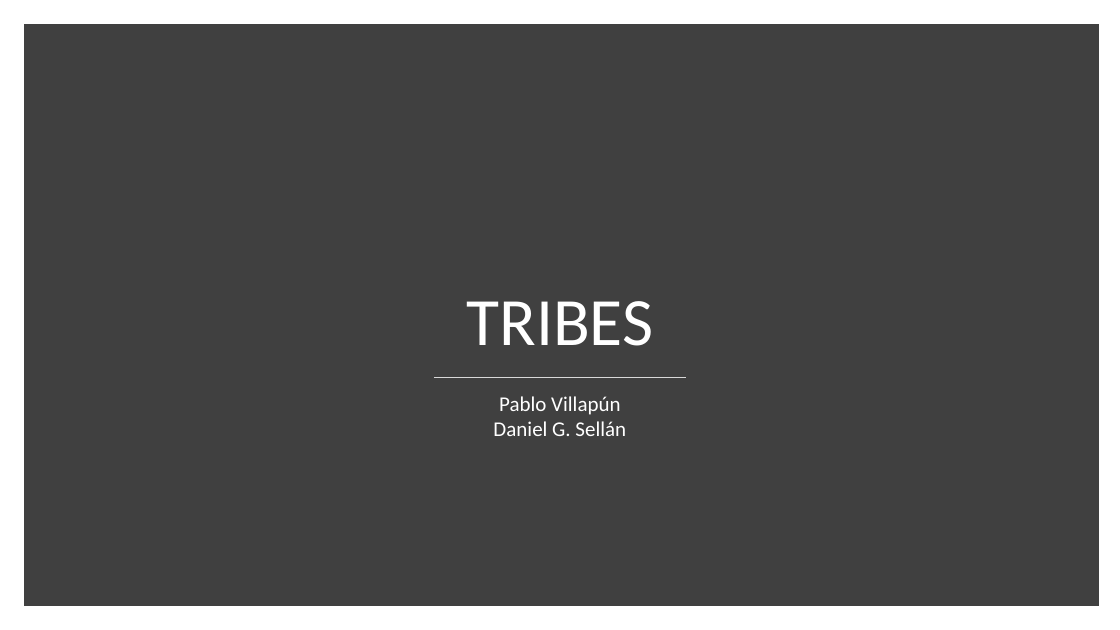
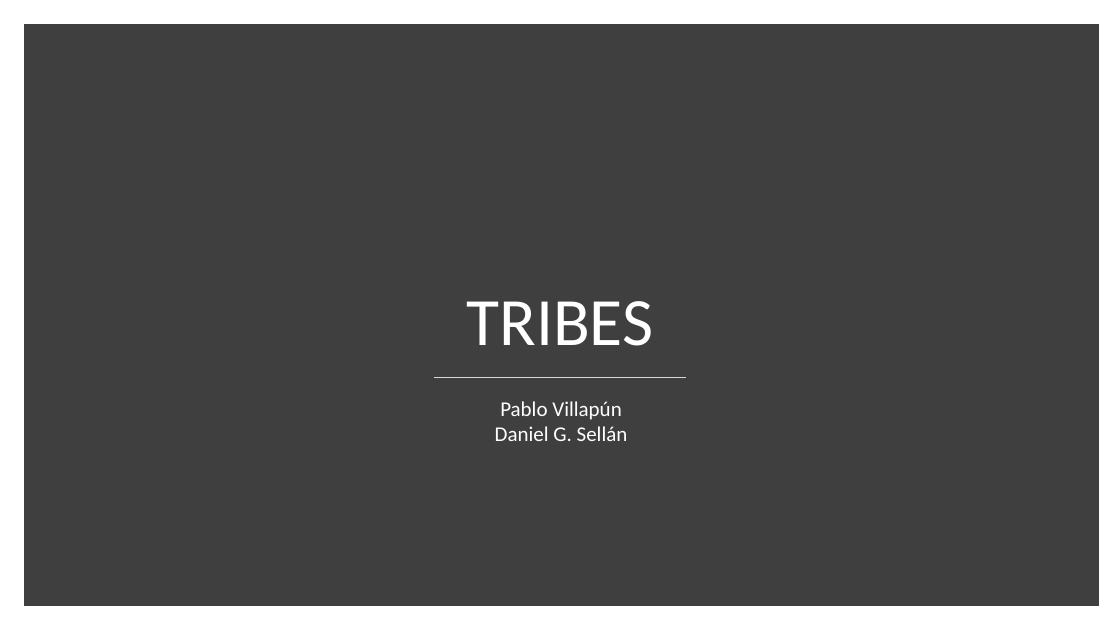
Before and after one commit to danielgsel/shiny-tribble, a slide deck: slide 1 of Entregas/hito2/TRIVALS.pptx. Drawn at 1120x630 pixels with LibreOffice and Linux fonts; fonts in the diff are those of the drawing. Boxes give left, top, right and bottom in pixels: in the first picture for what was removed or moved away, otherwise in the second. Text is boxed around its words. In the diff, an @@ line names an element or a change of style, - is before the commit and + after.

```diff
--- a/Entregas/hito2/TRIVALS.pptx
+++ b/Entregas/hito2/TRIVALS.pptx
@@ rectangle at bbox=[29, 29, 1093, 601]: fill #404040 to #3F3F3F; outline #404040 10 pt to #3F3F3F 10 pt @@
@@ text "Pablo Villapún": place and size @@
-text "Pablo Villapún" at bbox=[493, 396, 626, 436]
+text "Pablo Villapún" at bbox=[495, 401, 628, 441]
```
Also in this commit, not shown: 8 other slides changed, 14 slides added, 15 slides removed, 6 other files.
